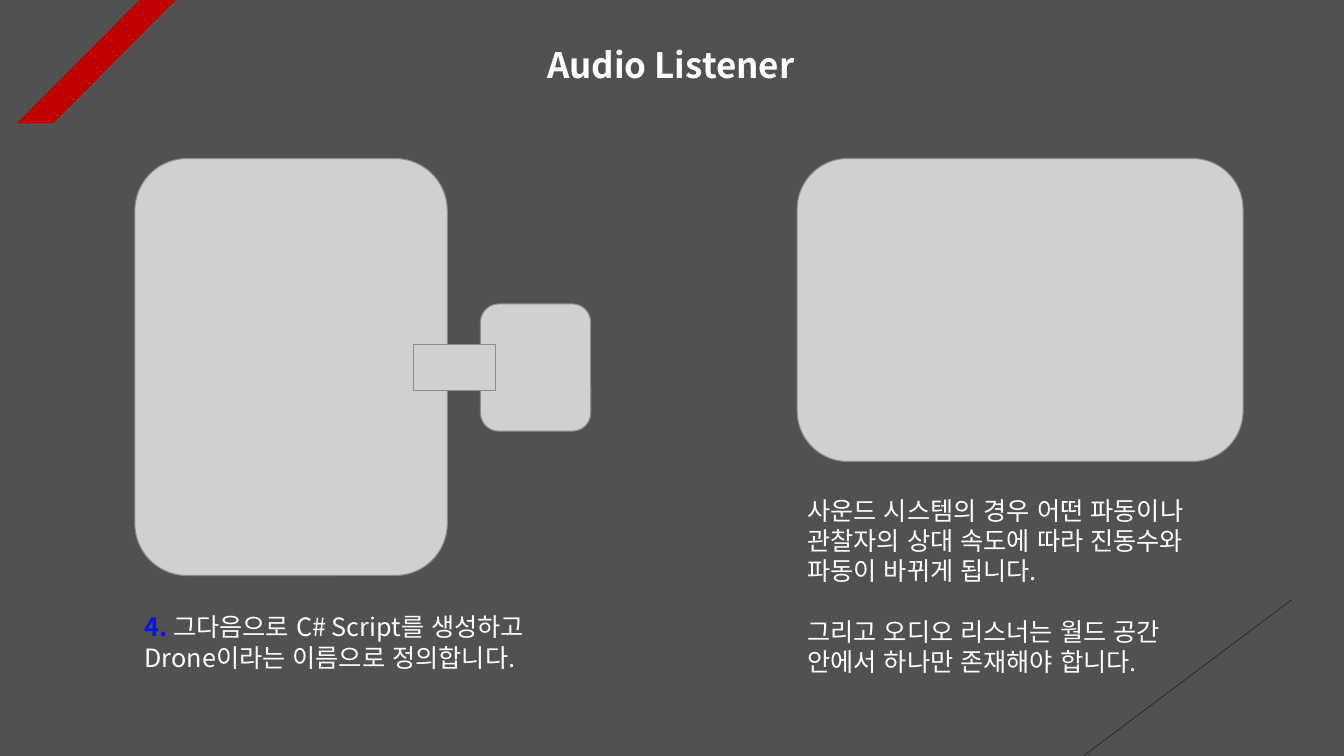
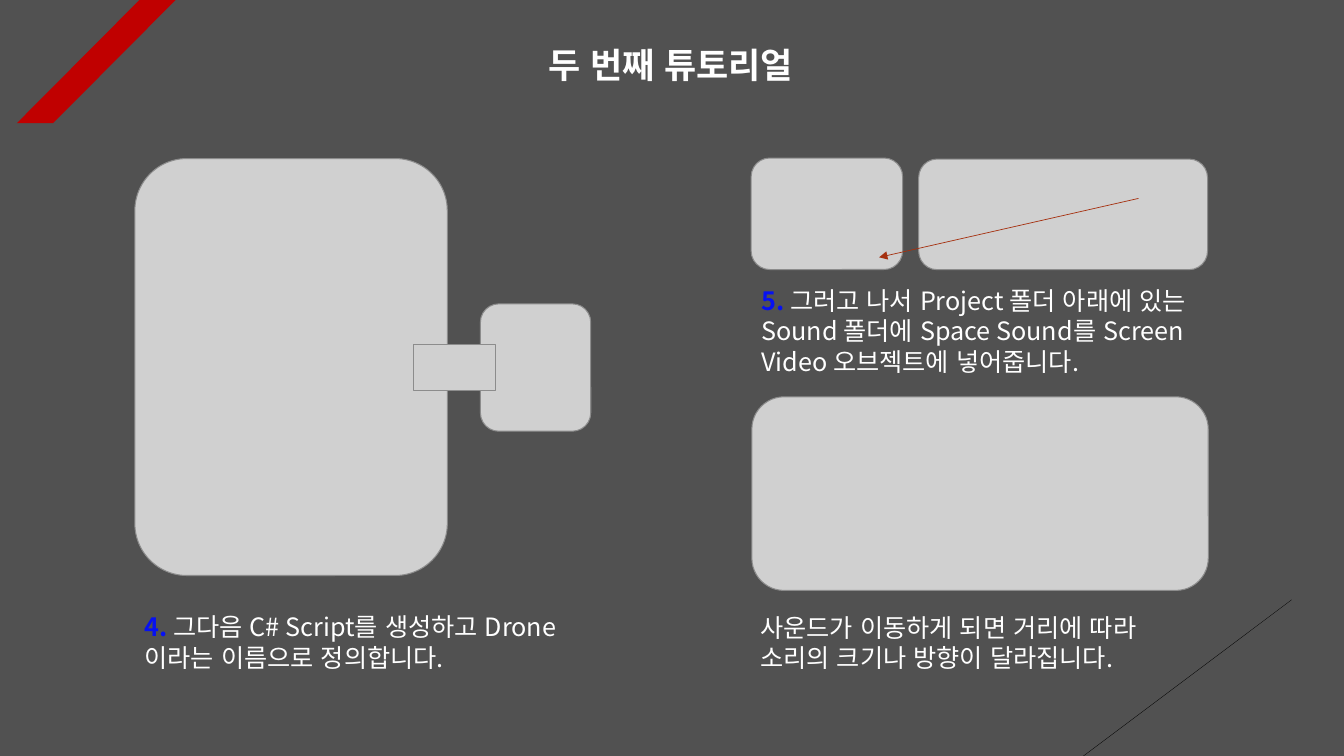
Before and after one commit to Unity2033/3D-UnityEngine, a slide deck: slide 2 of Assets/Sound/PPT Data/Sound Example.pptx. Drawn at 1344x756 pixels with LibreOffice and Linux fonts; fonts in the diff are those of the drawing; grey boxes stand for pictures. Boxes give left, top, right and bottom in pixels: in the first picture for what was removed or moved away, otherwise in the second. Text is boxed around its words. In the diff, an @@ line names an element or a change of style, - is before the commit and + after.

Commit message:
Sound Tutorial Renewal
- Find a game object by name and
  then set properties for the game
  object

- Add a system that generates sound
  at a specific location

- Each PPT data update

- Add and delete resource data

```diff
--- a/Assets/Sound/PPT Data/Sound Example.pptx
+++ b/Assets/Sound/PPT Data/Sound Example.pptx
@@ text at [548,48,793,81]: text changed @@
-Audio Listener
+두 번째 튜토리얼
@@ picture added at [751,158,902,270] @@
@@ picture removed at [798,158,1243,462] @@
@@ picture added at [919,159,1208,270] @@
@@ arrow added from (1138, 199) to (879, 257), #A5300F 0.5 pt dashed @@
@@ text added at [761,289,1185,373], 18 pt, text #FFFFFF @@
+5. 그러고 나서 Project 폴더 아래에 있는 Sound 폴더에 Space Sound를 Screen Video 오브젝트에 넣어줍니다.
@@ picture added at [752,397,1209,591] @@
@@ text removed at [807,499,1183,673] @@
-사운드 시스템의 경우 어떤 파동이나 관찰자의 상대 속도에 따라 진동수와 파동이 바뀌게 됩니다.
-그리고 오디오 리스너는 월드 공간 안에서 하나만 존재해야 합니다.
@@ text at [145,615,478,669]: text changed @@
-4. 그다음으로 C# Script를 생성하고 Drone이라는 이름으로 정의합니다.
+4. 그다음 C# Script를 생성하고 Drone이라는 이름으로 정의합니다.
@@ text added at [760,616,1136,669], 18 pt, text #FFFFFF @@
+사운드가 이동하게 되면 거리에 따라 소리의 크기나 방향이 달라집니다.
```
Also in this commit, not shown: 7 other slides changed, 5 slides added, 2 slides removed, 29 other files.
